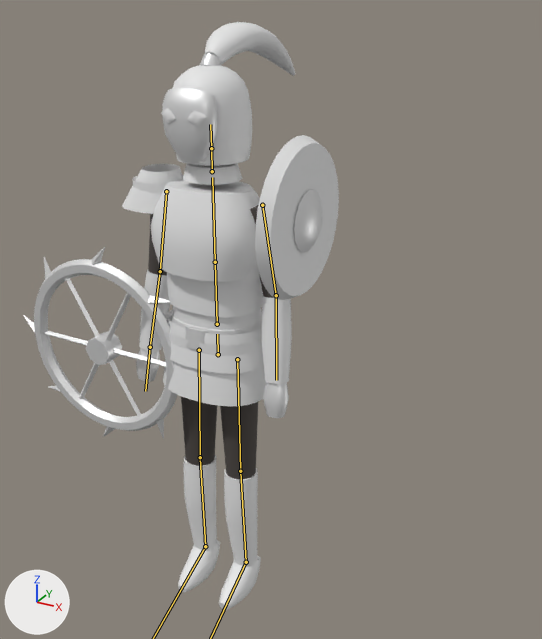
Before and after pictures for a commit that changed the glTF model assets/models/suits/ming.glb.
Before and after are seen from a 50 mm camera at (1.35, -2.06, 2.25) aimed at (-0.2, 0.76, 0.83). The axes (+X, +Y, +Z) are drawn at lower left. The lights are the same throughout. The older version comes first. The bones that change, and the others that lie on the model, are drawn over the model as lines. Objects named as collision shapes, trigger or cutter boxes, shadow casters or lower levels of detail are left out.

Names of what the first picture shows: 'ming_lod0'.
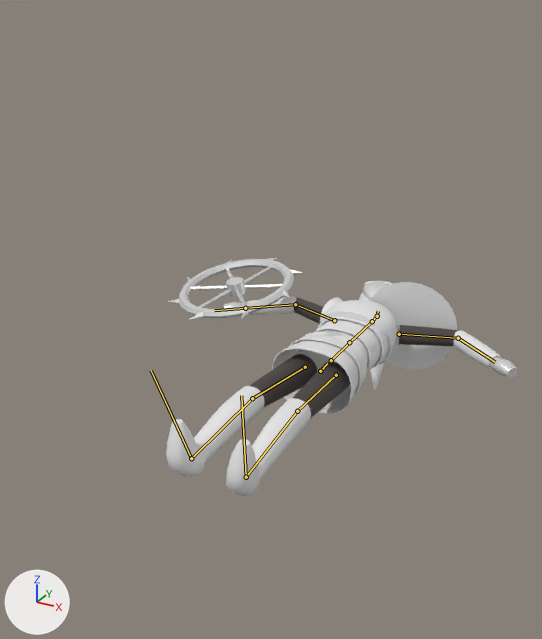
The newer file adds an action. The first version stands in its rest pose; the second is drawn at frame 19 of the action 'death'.

The change in detail:
Bone 'hips' (bone_hips) moves from (0.0, 0.0, 0.0) to (0.0, -0.479, -0.9).
Bone 'hips' (bone_hips) turns from (0, 0, 0) to (-88, 0, 0) degrees about its own x, y and z.
Bone 'spine' (bone_spine) turns from (0, 0, 0) to (-2, 0, 0) degrees about its own x, y and z.
Bone 'neck' (bone_neck) turns from (0, 0, 0) to (3, 0, 0) degrees about its own x, y and z.
Bone 'head' (bone_head) turns from (0, 0, 0) to (-1, 0, 18) degrees about its own x, y and z.
Bone 'upper_arm.L' (bone_upper_arm_l) turns from (0, 0, 0) to (9, 10, -97) degrees about its own x, y and z.
Bone 'forearm.L' (bone_forearm_l) turns from (0, 0, 0) to (4, -2, 52) degrees about its own x, y and z.
Bone 'upper_arm.R' (bone_upper_arm_r) turns from (0, 0, 0) to (9, -10, 97) degrees about its own x, y and z.
Bone 'forearm.R' (bone_forearm_r) turns from (0, 0, 0) to (4, 2, -52) degrees about its own x, y and z.
Bone 'thigh.L' (bone_thigh_l) turns from (0, 0, 0) to (-7, 0, -2) degrees about its own x, y and z.
Bone 'shin.L' (bone_shin_l) turns from (0, 0, 0) to (8, 0, 1) degrees about its own x, y and z.
Bone 'foot.L' (bone_foot_l) turns from (0, 0, 0) to (-13, -1, -8) degrees about its own x, y and z.
Bone 'thigh.R' (bone_thigh_r) turns from (0, 0, 0) to (-7, 0, 2) degrees about its own x, y and z.
Bone 'shin.R' (bone_shin_r) turns from (0, 0, 0) to (8, 0, -1) degrees about its own x, y and z.
Bone 'foot.R' (bone_foot_r) turns from (0, 0, 0) to (-13, 1, 8) degrees about its own x, y and z.

Changed parts and their boxes [x1, y1, x2, y2] in the pictures (542 x 639 px):
'ming_lod0', posed (12% wider, 59% shorter)
    before: [24, 22, 339, 610]
    after: [166, 258, 518, 496]
bone 'hips', root to tip
    before: (218, 354) to (217, 334)
    after: (320, 371) to (327, 363)
bone 'spine', root to tip
    before: (217, 324) to (215, 262)
    after: (331, 360) to (349, 342)
bone 'neck', root to tip
    before: (212, 171) to (211, 148)
    after: (372, 321) to (377, 316)
bone 'head', root to tip
    before: (211, 148) to (210, 124)
    after: (377, 316) to (378, 311)
bone 'upper_arm.L', root to tip
    before: (262, 205) to (276, 295)
    after: (399, 334) to (458, 338)
bone 'forearm.L', root to tip
    before: (276, 295) to (276, 380)
    after: (458, 338) to (495, 362)
bone 'upper_arm.R', root to tip
    before: (166, 191) to (160, 271)
    after: (334, 320) to (295, 304)
bone 'forearm.R', root to tip
    before: (160, 271) to (150, 347)
    after: (295, 304) to (245, 308)
bone 'thigh.L', root to tip
    before: (237, 359) to (240, 471)
    after: (336, 375) to (297, 411)
bone 'shin.L', root to tip
    before: (240, 471) to (246, 562)
    after: (297, 411) to (246, 477)
bone 'thigh.R', root to tip
    before: (199, 350) to (200, 457)
    after: (305, 367) to (252, 398)
bone 'shin.R', root to tip
    before: (200, 457) to (205, 546)
    after: (252, 398) to (191, 458)
